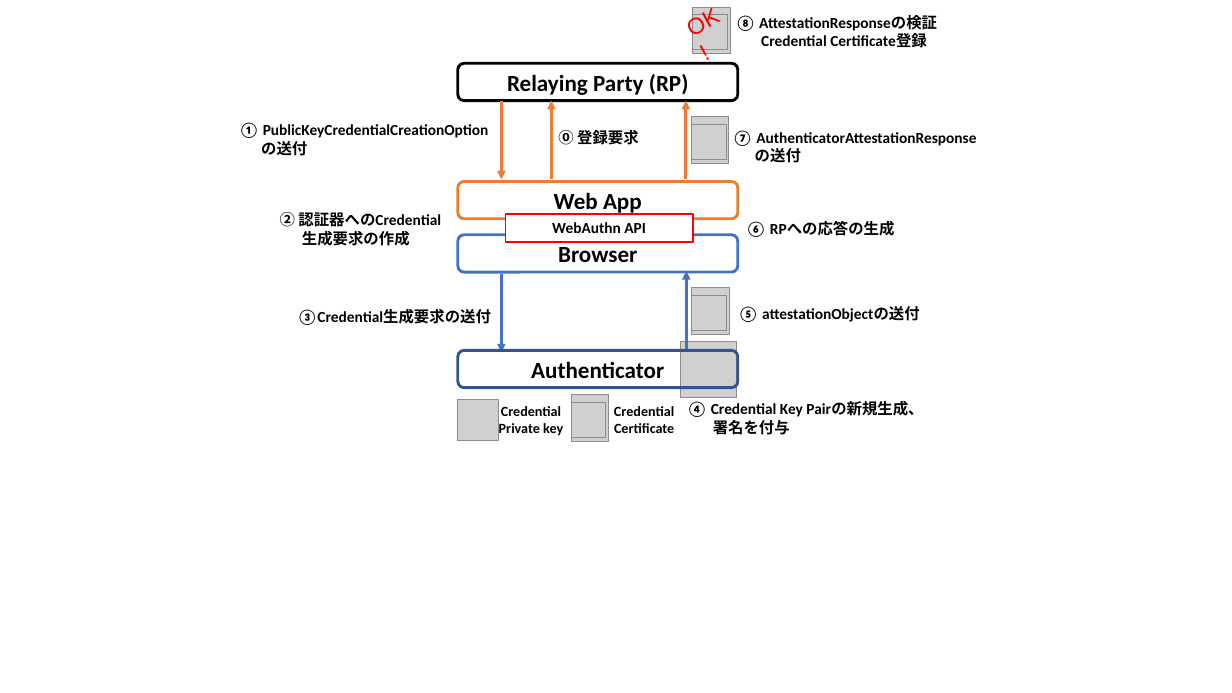
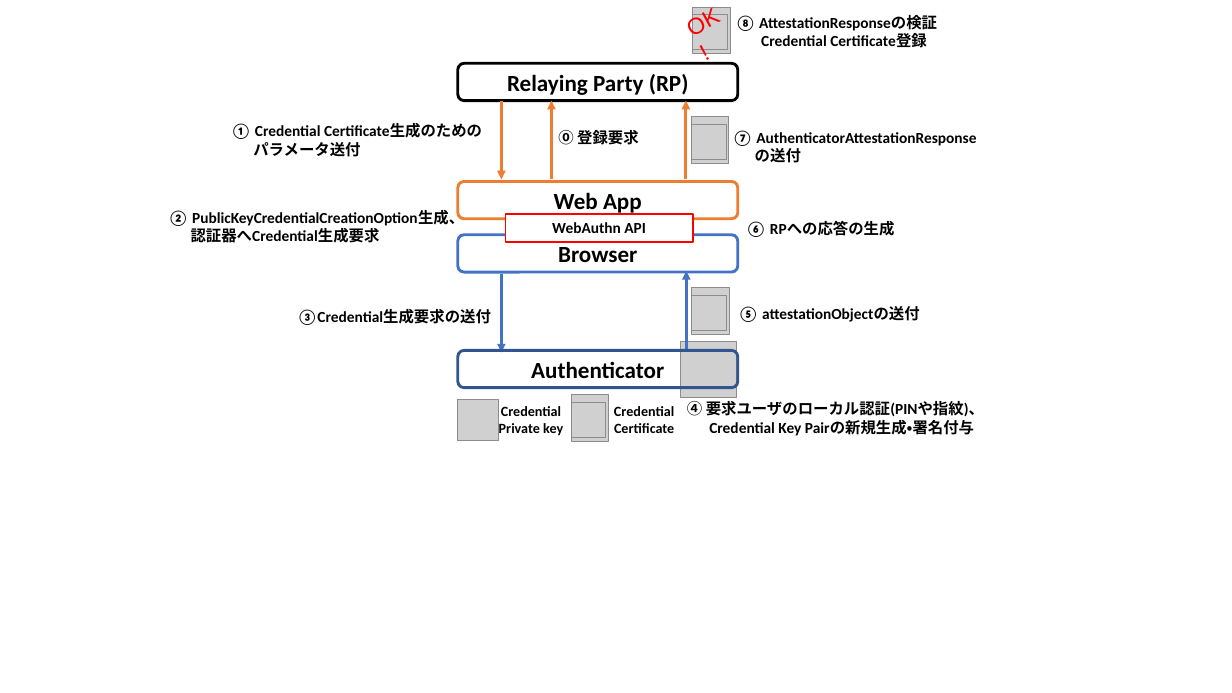
Before and after one commit to junkurihara/class-fido2_webauthn, a slide deck: slide 11 of slides/Figs/figures.pptx. Drawn at 1232x693 pixels with LibreOffice and Linux fonts; fonts in the diff are those of the drawing; grey boxes stand for pictures. Boxes give left, top, right and bottom in pixels: in the first picture for what was removed or moved away, otherwise in the second. Text is boxed around its words. In the diff, an @@ line names an element or a change of style, - is before the commit and + after.

```diff
--- a/slides/Figs/figures.pptx
+++ b/slides/Figs/figures.pptx
@@ text at box(231, 123, 482, 157): text changed @@
-① PublicKeyCredentialCreationOption
-の送付
+① Credential Certificate生成のための
+パラメータ送付
@@ text at box(168, 210, 464, 243): text changed @@
-② 認証器へのCredential
-生成要求の作成
+② PublicKeyCredentialCreationOption生成、
+認証器へCredential生成要求
@@ text at box(687, 401, 984, 436): text changed @@
-④ Credential Key Pairの新規生成、
-署名を付与
+④ 要求ユーザのローカル認証(PINや指紋)、
+Credential Key Pairの新規生成・署名付与
```
Also in this commit, not shown: 2 slides added, 3 other files.
